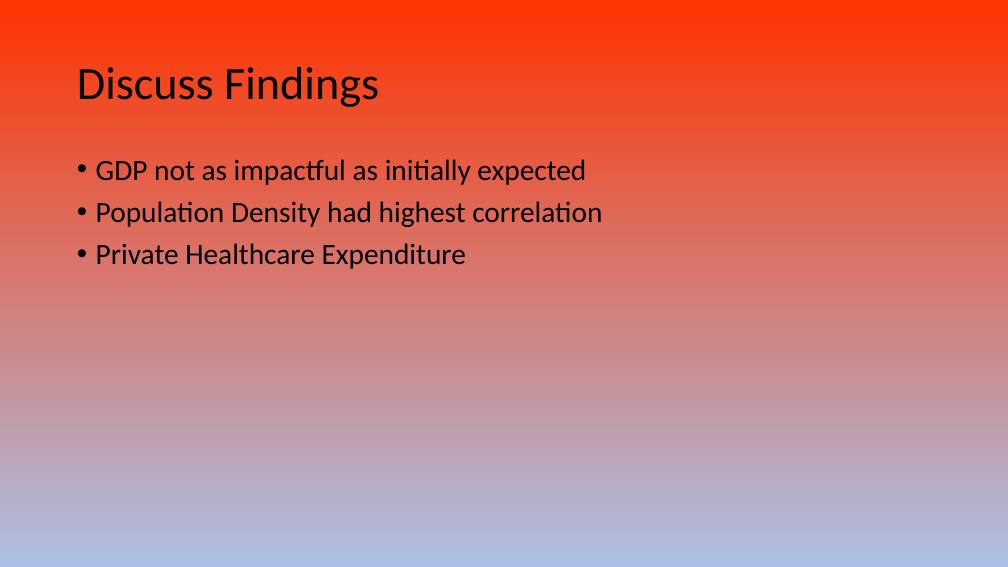
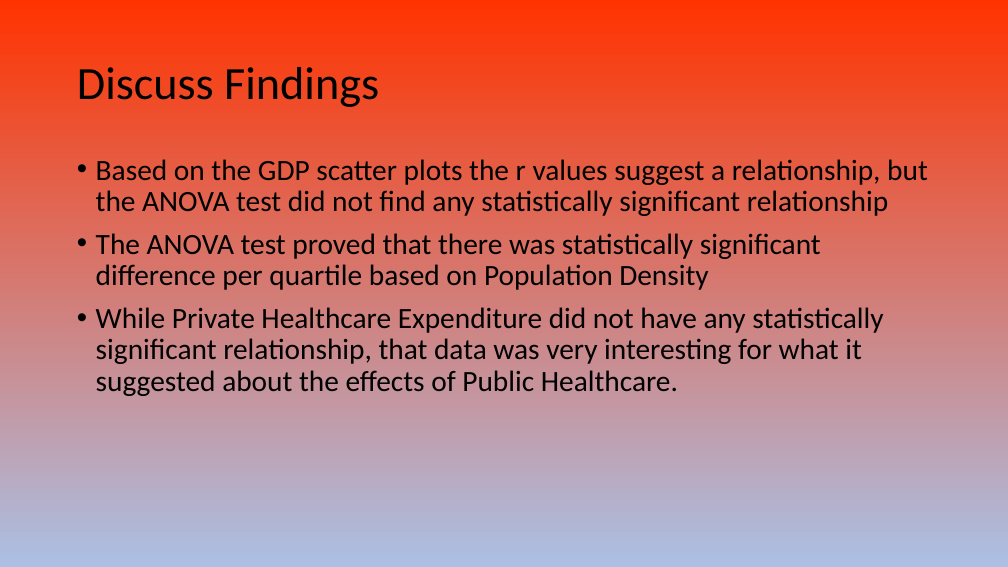
Before and after one commit to AJB-hub/Covid19_Vaccination_Progress, a slide deck: slide 13 of Covid 19 Presentation.pptx (slide 12 before the commit). Drawn at 1008x567 pixels with LibreOffice and Linux fonts; fonts in the diff are those of the drawing. Boxes give left, top, right and bottom in pixels: in the first picture for what was removed or moved away, otherwise in the second. Text is boxed around its words. In the diff, an @@ line names an element or a change of style, - is before the commit and + after.

```diff
--- a/Covid 19 Presentation.pptx
+++ b/Covid 19 Presentation.pptx
@@ text at (96, 159, 928, 396): text changed @@
-• GDP not as impactful as initially expected
-• Population Density had highest correlation
-• Private Healthcare Expenditure
+• Based on the GDP scatter plots the r values suggest a relationship, but the ANOVA test did not find any statistically significant relationship
+• The ANOVA test proved that there was statistically significant difference per quartile based on Population Density
+• While Private Healthcare Expenditure did not have any statistically significant relationship, that data was very interesting for what it suggested about the effects of Public Healthcare.
```
Also in this commit, not shown: 6 other slides changed, 2 slides added, 1 slide removed.
